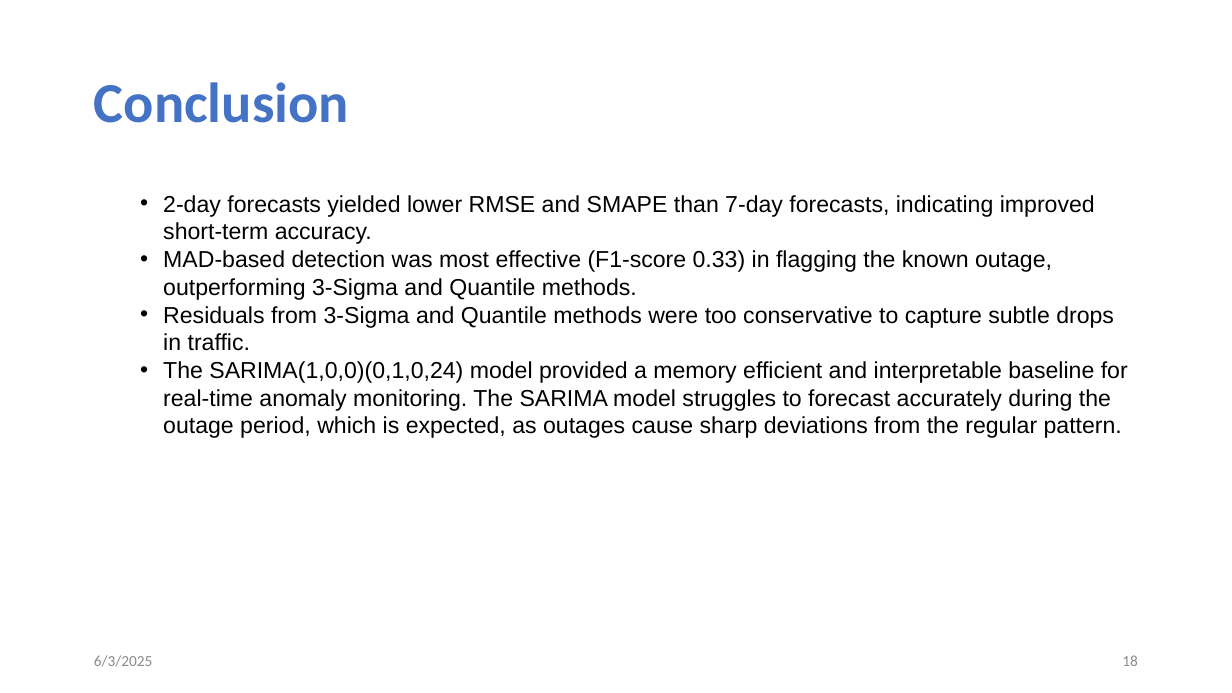
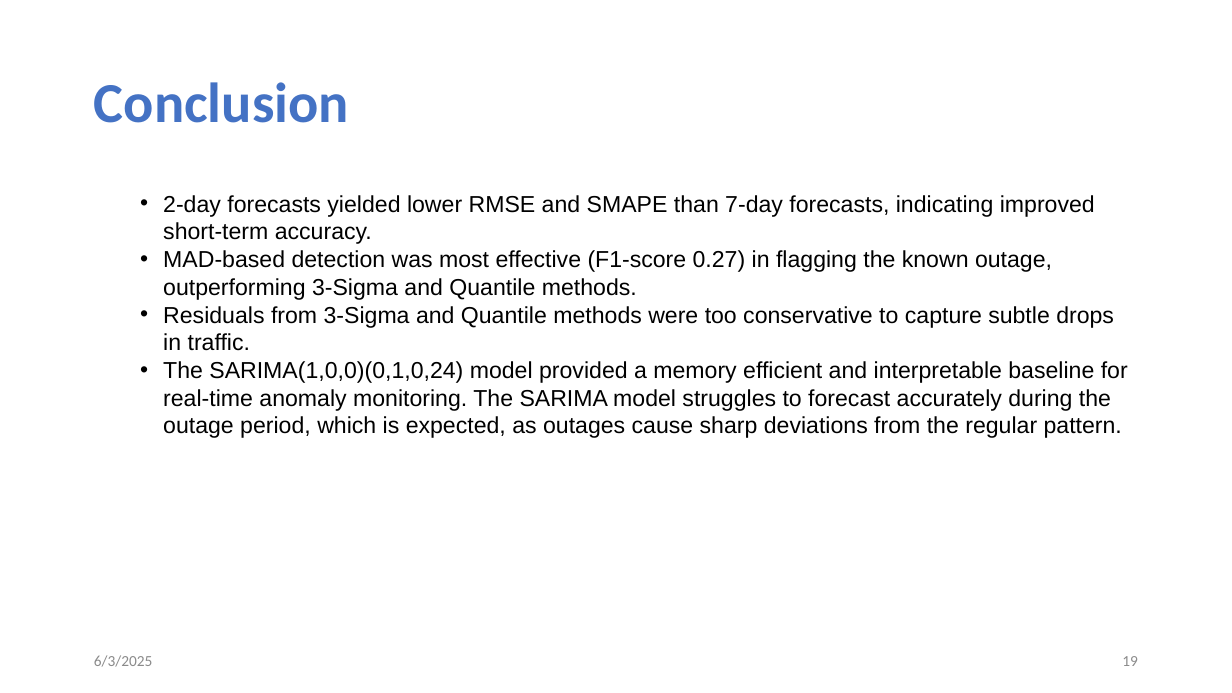
Before and after one commit to tanjilaahmed2/cesnet-anomaly-detection, a slide deck: slide 19 of LBNL Panel Interview_Tanjila.pptm (slide 18 before the commit). Drawn at 1232x693 pixels with LibreOffice and Linux fonts; fonts in the diff are those of the drawing. Boxes give left, top, right and bottom in pixels: in the first picture for what was removed or moved away, otherwise in the second. Text is boxed around its words. In the diff, an @@ line names an element or a change of style, - is before the commit and + after.

```diff
--- a/LBNL Panel Interview_Tanjila.pptm
+++ b/LBNL Panel Interview_Tanjila.pptm
@@ text at box(163, 250, 1052, 300): text changed @@
-  • MAD-based detection was most effective (F1-score 0.33) in flagging the known outage, outperforming 3-Sigma and Quantile methods.
+  • MAD-based detection was most effective (F1-score 0.27) in flagging the known outage, outperforming 3-Sigma and Quantile methods.
@@ page number at box(1122, 656, 1138, 666): text changed @@
-18
+19
```
Also in this commit, not shown: 2 other slides changed, 1 slide added.
